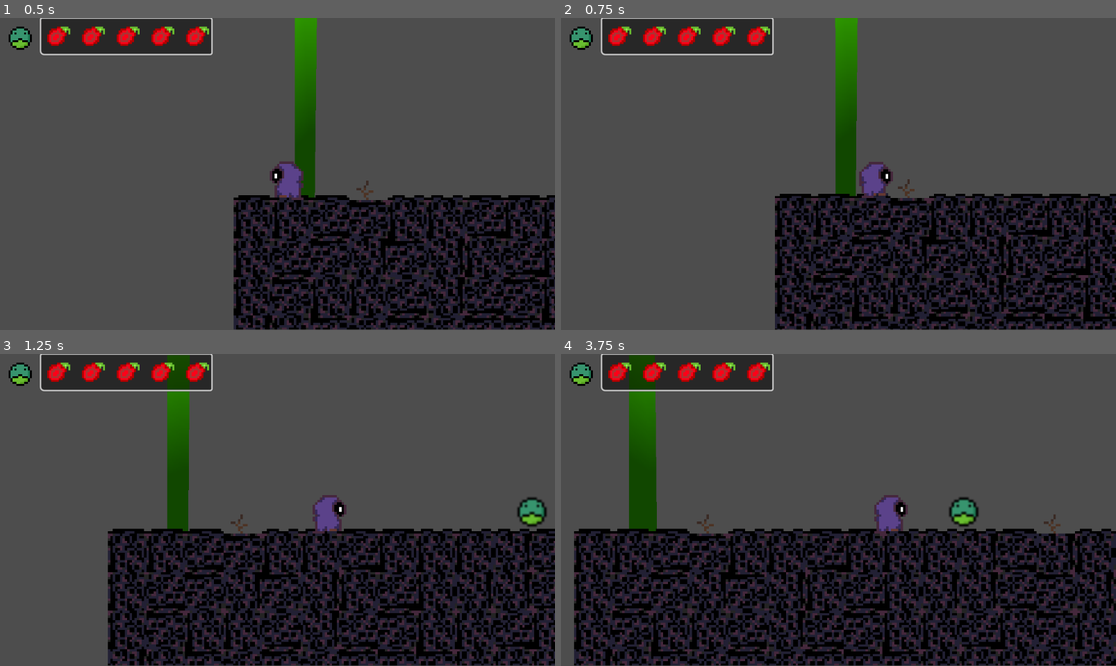
Above: before the commit, frames 1-4 (two rows, left to right).
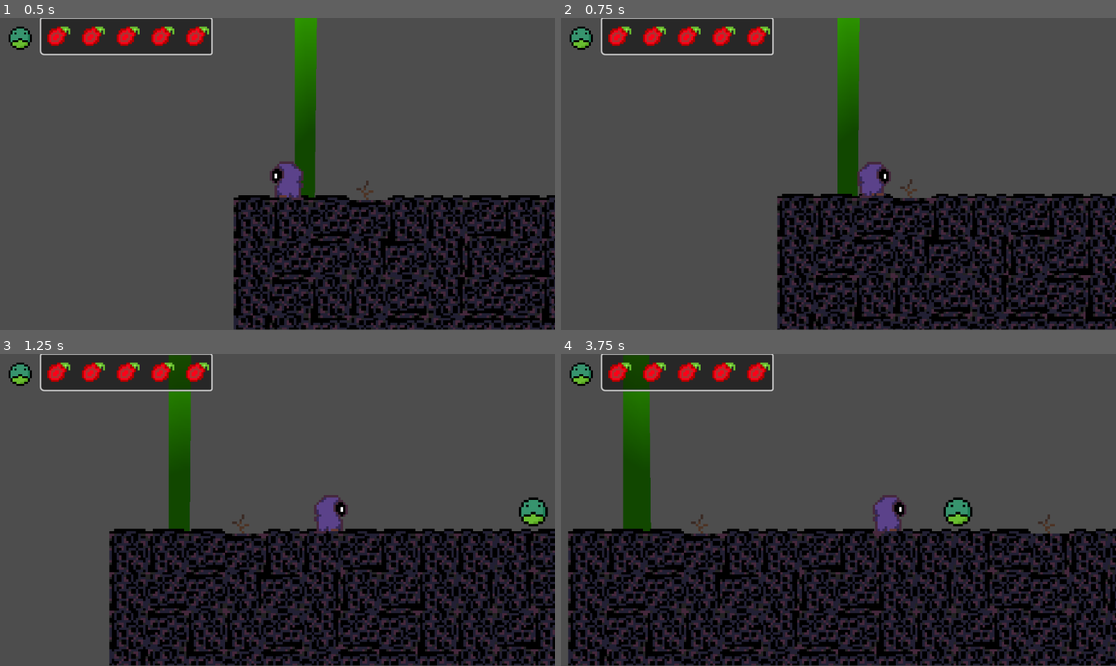
Above: after the commit, the same moments.

Repository: VAAS-Computer-Science-Club/2025-2026
Game: Godot game, scene res://scenes/main.tscn
The game is run twice, just before and just after one commit, with the same random seed, the same clock (stepped at 60 frames per second) and the same inputs.
Inputs:
- Up to frame 1 (0.5 s): no input
- Up to frame 2 (0.75 s): tap Enter (ui_accept) at 0.5 s; hold D (Right) from 0.53 s (still down); tap R (Attack) at 0.6 s
- Up to frame 3 (1.25 s): keep holding D (Right); tap Enter (ui_accept) at 0.77 s
- Up to frame 4 (3.75 s): tap R (Attack) at 1.35, 2.3, 2.85, 3.6 s; tap Enter (ui_accept) at 1.52, 3.02 s; release D (Right) at 2.03 s; hold A (Left) 2.03-2.78 s; tap Shift (Dash) at 2.1 s; hold D (Right) from 2.78 s (still down)

Frame 1 is identical in both runs. In frame 2, 13% of the frame differs, in the area x 38-100%, y 0-100%; in frame 3, 11%; in frame 4, 28%, in the area x 1-100%, y 0-100%.

Commit message:
fixed attack

Diff:
--- a/scenes/enemy.tscn
+++ b/scenes/enemy.tscn
@@ -1,10 +1,16 @@
-[gd_scene load_steps=12 format=3 uid="uid://dohegk7v3dqh1"]
+[gd_scene load_steps=14 format=3 uid="uid://dohegk7v3dqh1"]
 
 [ext_resource type="Texture2D" uid="uid://doju4rcdr8rsg" path="res://assets/images/froggy.png" id="1_7p1mj"]
 [ext_resource type="Script" uid="uid://cua32cyiw1ky1" path="res://scripts/enemy.gd" id="1_md0e3"]
+[ext_resource type="Shader" uid="uid://2vdkdc3nmebh" path="res://scenes/player_flash.gdshader" id="2_5uy6h"]
 [ext_resource type="Script" uid="uid://vaa8rcv6ut1h" path="res://scenes/hurt_box.gd" id="3_4ra3w"]
 
 [sub_resource type="RectangleShape2D" id="RectangleShape2D_8tegq"]
+
+[sub_resource type="ShaderMaterial" id="ShaderMaterial_c4w8v"]
+shader = ExtResource("2_5uy6h")
+shader_parameter/is_flashing = false
+shader_parameter/flash_value = Color(1, 1, 1, 1)
 
 [sub_resource type="CircleShape2D" id="CircleShape2D_4ra3w"]
 radius = 6.0827627
@@ -13,6 +19,68 @@
 size = Vector2(122, 107)
 
 [sub_resource type="CircleShape2D" id="CircleShape2D_md0e3"]
+
+[sub_resource type="Animation" id="Animation_xwavj"]
+resource_name = "Lung"
+
+[sub_resource type="Animation" id="Animation_c4w8v"]
+length = 0.001
+tracks/0/type = "value"
+tracks/0/imported = false
+tracks/0/enabled = true
+tracks/0/path = NodePath("Sprite2D/Area2D/CollisionShape2D:disabled")
+tracks/0/interp = 1
+tracks/0/loop_wrap = true
+tracks/0/keys = {
+"times": PackedFloat32Array(0),
+"transitions": PackedFloat32Array(1),
+"update": 1,
+"values": [false]
+}
+tracks/1/type = "bezier"
+tracks/1/imported = false
+tracks/1/enabled = true
+tracks/1/path = NodePath("Sprite2D/Area2D/CollisionShape2D:position:x")
+tracks/1/interp = 1
+tracks/1/loop_wrap = true
+tracks/1/keys = {
+"handle_modes": PackedInt32Array(0),
+"points": PackedFloat32Array(0, -0.25, 0, 0.25, 0),
+"times": PackedFloat32Array(0)
+}
+tracks/2/type = "bezier"
+tracks/2/imported = false
+tracks/2/enabled = true
+tracks/2/path = NodePath("Sprite2D/Area2D/CollisionShape2D:position:y")
+tracks/2/interp = 1
+tracks/2/loop_wrap = true
+tracks/2/keys = {
+"handle_modes": PackedInt32Array(0),
+"points": PackedFloat32Array(0, -0.25, 0, 0.25, 0),
+"times": PackedFloat32Array(0)
+}
+tracks/3/type = "bezier"
+tracks/3/imported = false
+tracks/3/enabled = true
+tracks/3/path = NodePath("Sprite2D/Area2D/CollisionShape2D:scale:x")
+tracks/3/interp = 1
+tracks/3/loop_wrap = true
+tracks/3/keys = {
+"handle_modes": PackedInt32Array(0),
+"points": PackedFloat32Array(0, -0.25, 0, 0.25, 0),
+"times": PackedFloat32Array(0)
+}
+tracks/4/type = "bezier"
+tracks/4/imported = false
+tracks/4/enabled = true
+tracks/4/path = NodePath("Sprite2D/Area2D/CollisionShape2D:scale:y")
+tracks/4/interp = 1
+tracks/4/loop_wrap = true
+tracks/4/keys = {
+"handle_modes": PackedInt32Array(0),
+"points": PackedFloat32Array(0, -0.25, 0, 0.25, 0),
+"times": PackedFloat32Array(0)
+}
 
 [sub_resource type="Animation" id="Animation_5uy6h"]
 resource_name = "Spit"
@@ -73,68 +141,6 @@
 "times": PackedFloat32Array(0, 0.7, 0.8)
 }
 
-[sub_resource type="Animation" id="Animation_c4w8v"]
-length = 0.001
-tracks/0/type = "value"
-tracks/0/imported = false
-tracks/0/enabled = true
-tracks/0/path = NodePath("Sprite2D/Area2D/CollisionShape2D:disabled")
-tracks/0/interp = 1
-tracks/0/loop_wrap = true
-tracks/0/keys = {
-"times": PackedFloat32Array(0),
-"transitions": PackedFloat32Array(1),
-"update": 1,
-"values": [false]
-}
-tracks/1/type = "bezier"
-tracks/1/imported = false
-tracks/1/enabled = true
-tracks/1/path = NodePath("Sprite2D/Area2D/CollisionShape2D:position:x")
-tracks/1/interp = 1
-tracks/1/loop_wrap = true
-tracks/1/keys = {
-"handle_modes": PackedInt32Array(0),
-"points": PackedFloat32Array(0, -0.25, 0, 0.25, 0),
-"times": PackedFloat32Array(0)
-}
-tracks/2/type = "bezier"
-tracks/2/imported = false
-tracks/2/enabled = true
-tracks/2/path = NodePath("Sprite2D/Area2D/CollisionShape2D:position:y")
-tracks/2/interp = 1
-tracks/2/loop_wrap = true
-tracks/2/keys = {
-"handle_modes": PackedInt32Array(0),
-"points": PackedFloat32Array(0, -0.25, 0, 0.25, 0),
-"times": PackedFloat32Array(0)
-}
-tracks/3/type = "bezier"
-tracks/3/imported = false
-tracks/3/enabled = true
-tracks/3/path = NodePath("Sprite2D/Area2D/CollisionShape2D:scale:x")
-tracks/3/interp = 1
-tracks/3/loop_wrap = true
-tracks/3/keys = {
-"handle_modes": PackedInt32Array(0),
-"points": PackedFloat32Array(0, -0.25, 0, 0.25, 0),
-"times": PackedFloat32Array(0)
-}
-tracks/4/type = "bezier"
-tracks/4/imported = false
-tracks/4/enabled = true
-tracks/4/path = NodePath("Sprite2D/Area2D/CollisionShape2D:scale:y")
-tracks/4/interp = 1
-tracks/4/loop_wrap = true
-tracks/4/keys = {
-"handle_modes": PackedInt32Array(0),
-"points": PackedFloat32Array(0, -0.25, 0, 0.25, 0),
-"times": PackedFloat32Array(0)
-}
-
-[sub_resource type="Animation" id="Animation_xwavj"]
-resource_name = "Lung"
-
 [sub_resource type="AnimationLibrary" id="AnimationLibrary_nenq2"]
 _data = {
 &"Lung": SubResource("Animation_xwavj"),
@@ -153,6 +159,8 @@
 [node name="VisibleOnScreenNotifier2D" type="VisibleOnScreenNotifier2D" parent="."]
 
 [node name="Sprite2D" type="Sprite2D" parent="."]
+texture_filter = 1
+material = SubResource("ShaderMaterial_c4w8v")
 texture = ExtResource("1_7p1mj")
 
 [node name="Area2D" type="Area2D" parent="Sprite2D"]
--- a/scenes/player.tscn
+++ b/scenes/player.tscn
@@ -1,11 +1,17 @@
-[gd_scene load_steps=58 format=3 uid="uid://1l2raaklf5gf"]
+[gd_scene load_steps=60 format=3 uid="uid://1l2raaklf5gf"]
 
 [ext_resource type="Texture2D" uid="uid://dkqch7s1dsmyt" path="res://pm.png" id="1_3vyb7"]
 [ext_resource type="Script" uid="uid://bkj1smg876r5g" path="res://scripts/player/main.gd" id="1_g2els"]
+[ext_resource type="Shader" uid="uid://2vdkdc3nmebh" path="res://scenes/player_flash.gdshader" id="2_fjrip"]
 [ext_resource type="Texture2D" uid="uid://vaghk6vlbvfb" path="res://assets/images/sfb.png" id="3_qhqgy"]
 [ext_resource type="Animation" uid="uid://biki3q1bor2g8" path="res://Poke.res" id="3_tuyoq"]
 [ext_resource type="Shader" path="res://scenes/player.gdshader" id="4_dqkch"]
 [ext_resource type="Script" uid="uid://co0n1fm6h5yub" path="res://scenes/animation_player.gd" id="5_qlg0r"]
+
+[sub_resource type="ShaderMaterial" id="ShaderMaterial_smehm"]
+shader = ExtResource("2_fjrip")
+shader_parameter/is_flashing = false
+shader_parameter/flash_value = Color(1, 1, 1, 1)
 
 [sub_resource type="AtlasTexture" id="AtlasTexture_g2els"]
 atlas = ExtResource("1_3vyb7")
@@ -394,6 +400,7 @@
 
 [node name="AnimatedSprite2D" type="AnimatedSprite2D" parent="."]
 texture_filter = 1
+material = SubResource("ShaderMaterial_smehm")
 sprite_frames = SubResource("SpriteFrames_fulsm")
 animation = &"walk_side"
 frame_progress = 0.5722827
--- /dev/null
+++ b/scenes/player_flash.gdshader
@@ -0,0 +1,18 @@
+shader_type canvas_item;
+uniform bool is_flashing = false;
+uniform vec4 flash_value : source_color;
+void vertex() {
+	// Called for every vertex the material is visible on.
+}
+
+void fragment() {
+	if (is_flashing && COLOR.a > 0.1) {
+		COLOR += COLOR + flash_value;
+	}
+	// Called for every pixel the material is visible on.
+}
+
+//void light() {
+//	// Called for every pixel for every light affecting the CanvasItem.
+//	// Uncomment to replace the default light processing function with this one.
+//}
--- a/scripts/enemy.gd
+++ b/scripts/enemy.gd
@@ -9,12 +9,13 @@
 var dead_sprite = preload("res://assets/images/froggy.png")
 var dead_modulation = Color(0.251, 0.251, 0.251, 1.0)
 var has_died = false
-var health = 1
+var health = 5
 var current_state = states.Alive
 enum states {
 	Alive,
 	Tracking,
-	Dead
+	Dead,
+	Attacking,
 }
 func _physics_process(delta: float) -> void:
 	if is_on_screen and target != null and current_state != states.Dead:
@@ -33,6 +34,7 @@
 		else:
 			_on_agent_2d_velocity_computed(new_velocity)
 	if current_state == states.Dead and has_died == false:
+		$CollisionShape2D.disabled = true
 		sprite.texture = dead_sprite
 		sprite.self_modulate = dead_modulation
 		has_died = true
@@ -68,3 +70,6 @@
 		current_state = states.Dead
 	else:
 		health = health - dmg
+		sprite.get_material().set_shader_parameter("is_flashing",true)
+		await get_tree().create_timer(0.2).timeout
+		sprite.get_material().set_shader_parameter("is_flashing",false)
--- a/scripts/player/main.gd
+++ b/scripts/player/main.gd
@@ -8,6 +8,7 @@
 @onready var atk_collider: CollisionShape2D = $AnimatedSprite2D/Attack_Box/CollisionShape2D
 const SPEED = 100.0
 const JUMP_VELOCITY = -200.0
+var attack_cooldown = 0.45
 var spawn : Vector2
 var coyote = false
 var root
@@ -72,7 +73,10 @@
 		velocity.y = JUMP_VELOCITY
 
 	if Input.is_action_just_pressed("Attack") and attack_unlocked == true:
+		attack_unlocked = false
 		atk_anim.Attack()
+		await get_tree().create_timer(attack_cooldown).timeout
+		attack_unlocked = true
 
 	# Get the input direction and handle the movement/deceleration.
 	# As good practice, you should replace UI actions with custom gameplay actions.
@@ -166,5 +170,7 @@
 
 
 func _on_attack_box_area_entered(area: Area2D) -> void:
-	if area.is_in_group("HurtBox"):
+	if area.is_in_group("HurtBox") and $AnimatedSprite2D/Attack_Box/CollisionShape2D.disabled == false:
 		area.TakeDamage(1)
+		atk_anim.stop()
+		$AnimatedSprite2D/Attack_Box/CollisionShape2D.disabled = true
Not shown, added: scenes/player_flash.gdshader.uid
